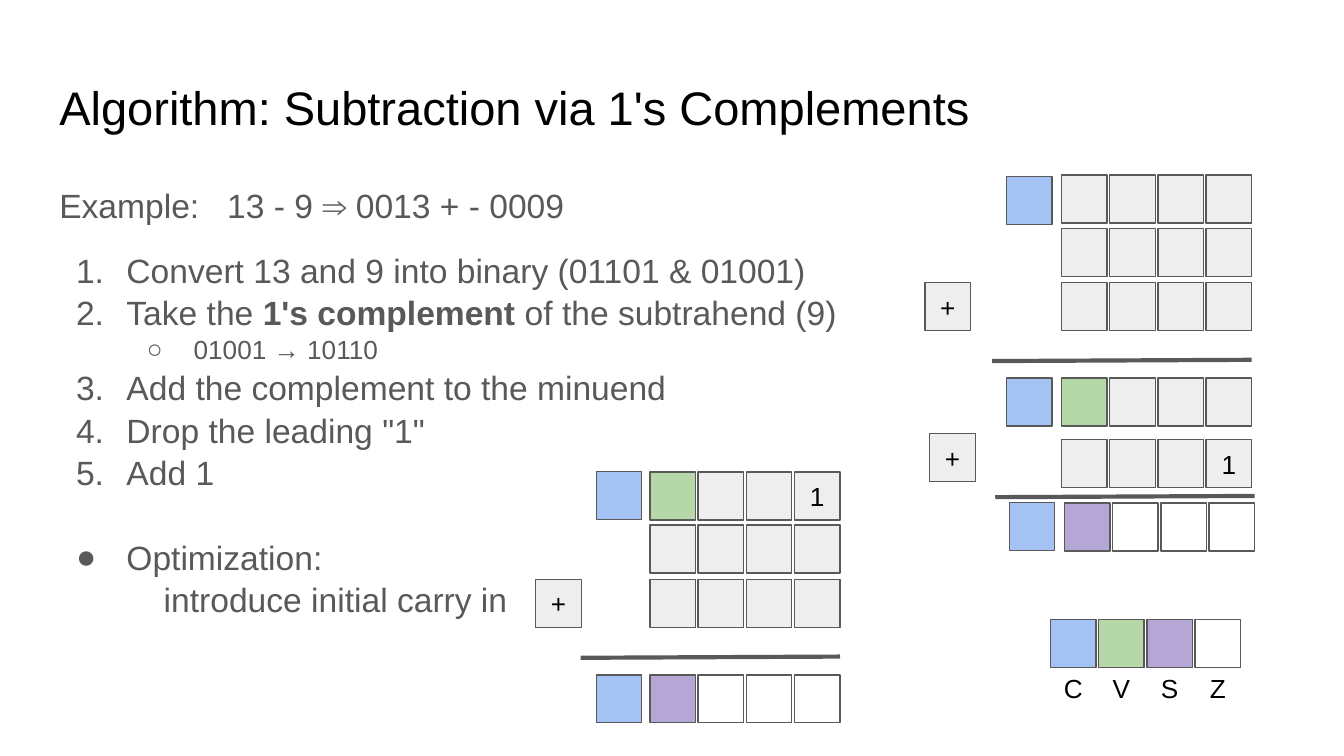
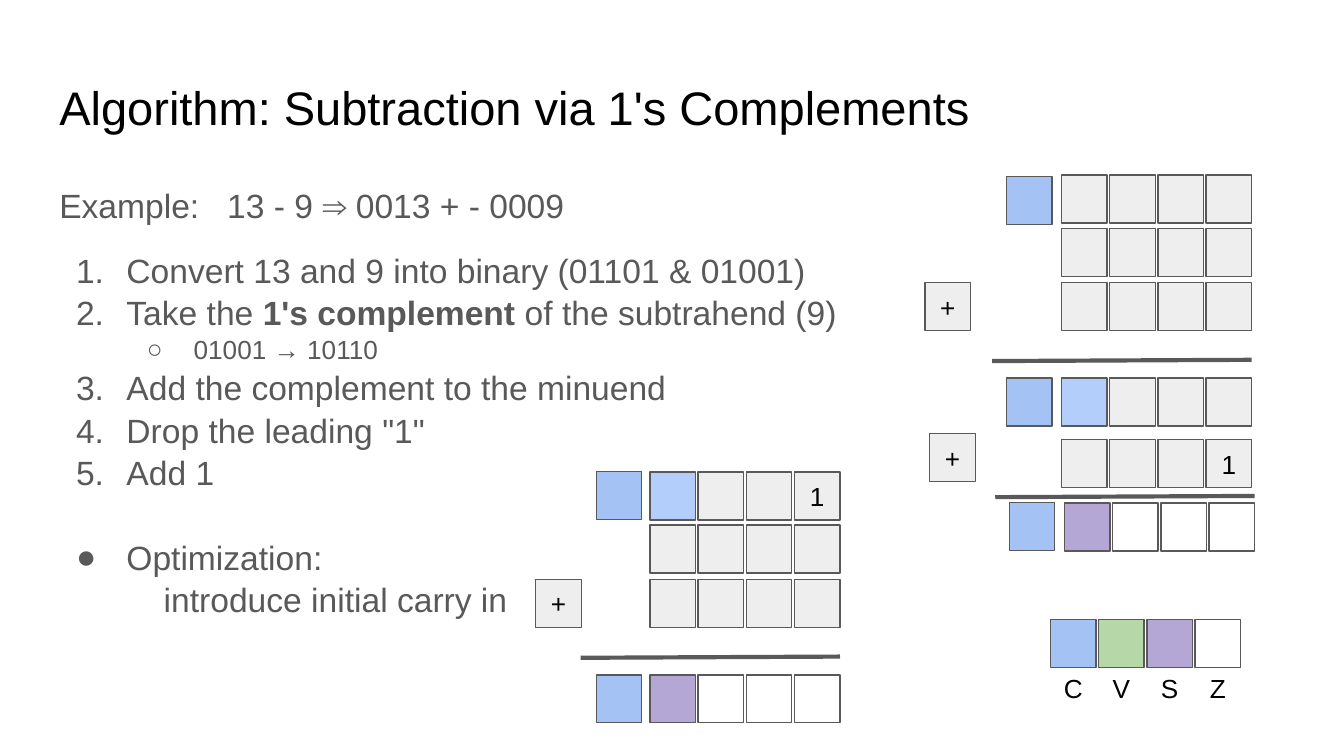
Before and after one commit to sgarcia0206/comp122-f23, a slide deck: slide 14 of format-encodings/slide_presentations/.hidden/base2-encoding-and-mathematical-operations.pptx. Drawn at 1344x756 pixels with LibreOffice and Linux fonts; fonts in the diff are those of the drawing. Boxes give left, top, right and bottom in pixels: in the first picture for what was removed or moved away, otherwise in the second. Text is boxed around its words. In the diff, an @@ line names an element or a change of style, - is before the commit and + after.

```diff
--- a/format-encodings/slide_presentations/.hidden/base2-encoding-and-mathematical-operations.pptx
+++ b/format-encodings/slide_presentations/.hidden/base2-encoding-and-mathematical-operations.pptx
@@ rectangle at (x1=1062, y1=378, x2=1107, y2=426): fill #B6D7A8 to #B3CEFB @@
@@ rectangle at (x1=650, y1=472, x2=696, y2=520): fill #B6D7A8 to #B3CEFB @@
```
Also in this commit, not shown: 7 other slides changed, 2 other files.
